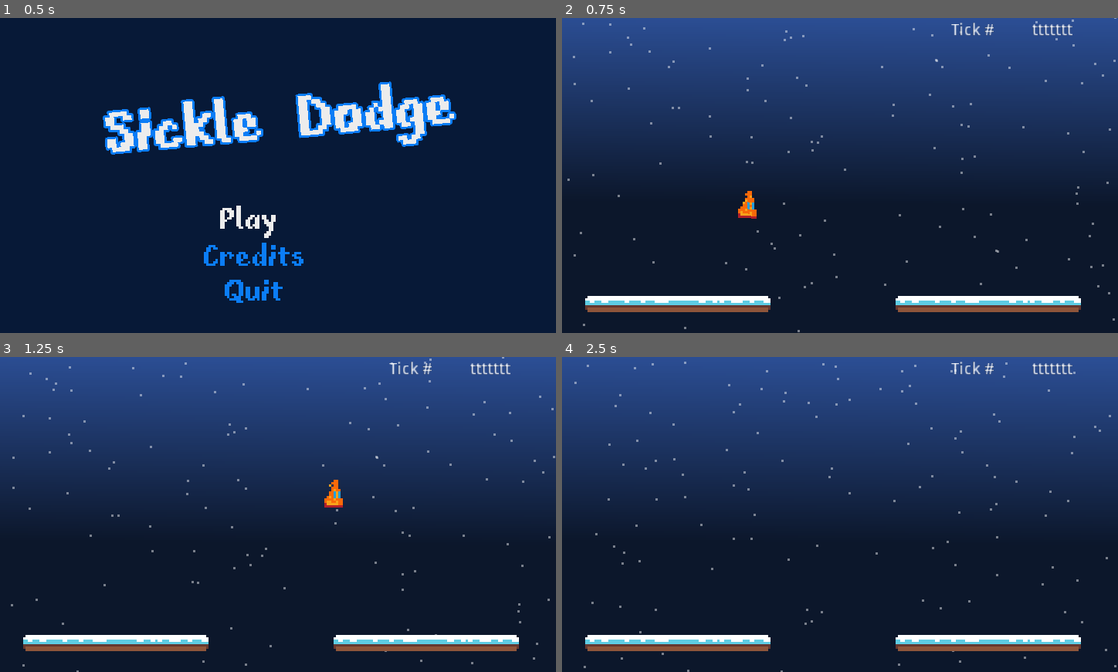
Above: before the commit, frames 1-4 (two rows, left to right).
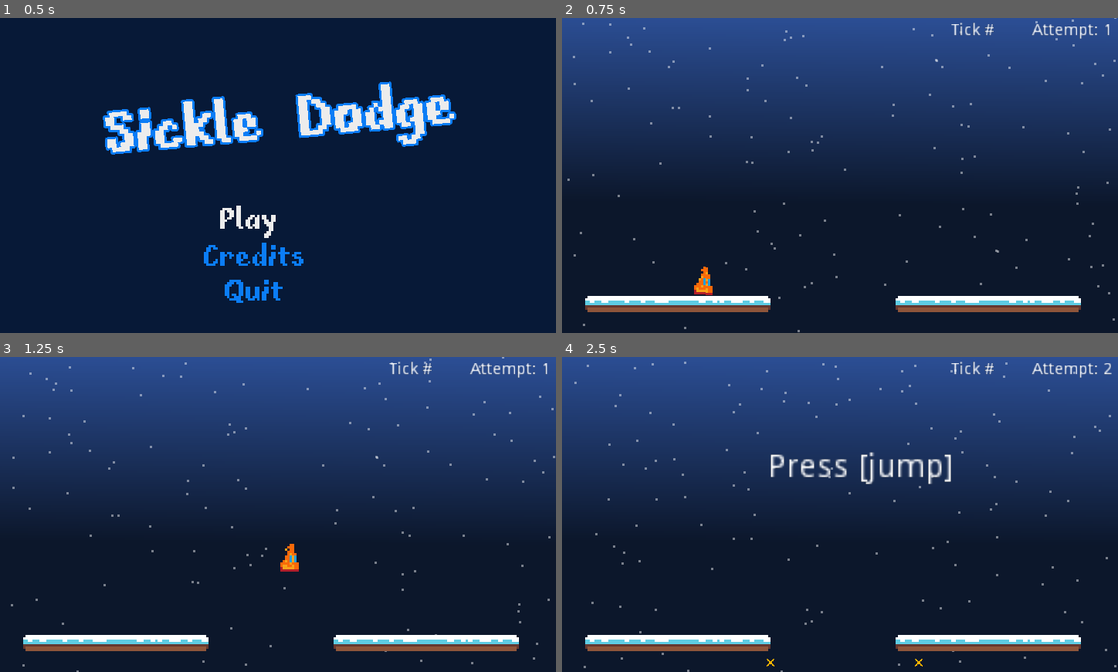
Above: after the commit, the same moments.

Repository: sugarvoid/winter-break-jam
Game: Godot game, scene res://game/menu/title_menu.tscn
Two runs of this game, one before a commit and one after it. Both use one fixed random seed, a clock stepped at 60 frames per second and the inputs below. Sound files missing from this copy of the repository are replaced by a short silence.
Inputs:
- Up to frame 1 (0.5 s): no input
- Up to frame 2 (0.75 s): tap Enter (ui_accept) at 0.5 s; hold D (move_right) from 0.53 s (still down); tap Space (dash) at 0.6 s
- Up to frame 3 (1.25 s): keep holding D (move_right); tap W (jump) at 0.77 s
- Up to frame 4 (2.5 s): tap Space (dash) at 1.35, 2.1 s; tap W (jump) at 1.52 s; release D (move_right) at 2.03 s; hold A (move_left) from 2.03 s (still down)

Frame 1 is identical in both runs. In frame 2, 0.6% of the frame differs, in the area x 23-99%, y 1-88%; in frame 3, 0.6%; in frame 4, 1.4%, in the area x 36-99%, y 1-99%.
Error before the commit: Parse Error: Too few arguments for "_spawn_wave()" call. Expected at least 1. (res://game/manager/hazard_manager/hazard_manager.gd:137)

Commit message:
Add crown sprite to player

Diff:
--- a/game/game.gd
+++ b/game/game.gd
@@ -20,6 +20,7 @@
 var is_game_over: bool = false
 var seconds_in: int
 var player_attempts: int
+var has_finished_once: bool = false
 
 func _ready():
 	self.player_attempts = 0
--- a/game/manager/hazard_manager/hazard_manager.gd
+++ b/game/manager/hazard_manager/hazard_manager.gd
@@ -130,11 +130,11 @@
 			pass
 		41:
 			pass
-		41:
+		45:
 			_spawn_wave(p_SWRightBottom)
 		55:
 			# last ones
-			_spawn_wave()
+			_spawn_wave(p_SWFinal)
 		60:
 			# End of game
 			emit_signal("player_finished")
--- a/game/player/player.tscn
+++ b/game/player/player.tscn
@@ -1,8 +1,9 @@
-[gd_scene load_steps=20 format=2]
+[gd_scene load_steps=21 format=2]
 
 [ext_resource path="res://game/player/player.gd" type="Script" id=1]
 [ext_resource path="res://game/player/TEMP_player.png" type="Texture" id=2]
 [ext_resource path="res://game/player/dying.png" type="Texture" id=3]
+[ext_resource path="res://game/player/crown.png" type="Texture" id=4]
 
 [sub_resource type="AtlasTexture" id=12]
 atlas = ExtResource( 2 )
@@ -97,6 +98,10 @@
 frame = 5
 playing = true
 
+[node name="Crown" type="Sprite" parent="AnimatedSprite"]
+visible = false
+texture = ExtResource( 4 )
+
 [node name="CollisionShape2D" type="CollisionShape2D" parent="."]
 position = Vector2( -0.5, 1 )
 shape = SubResource( 3 )
Binary file added: game/player/crown.png
Not shown, added: game/player/crown.png.import
